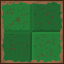
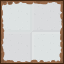
Comparing the layer stacks of the two 64px x 64px images. Changes:
painted on "Capa de pintura 7" over [2, 2, 62, 62]
hid "Capa de pintura 9" over [2, 2, 62, 62]
hid "Capa de pintura 2", painted on it over [2, 2, 62, 62]
added group "Grupo de recorte 14" with 2 layers above "Capa de pintura 1" over [2, 2, 62, 62]
added layer "Capa de máscara" (other) in group "Grupo de recorte 14" over [2, 2, 62, 62]
moved "Fondo" (1st of 2, in "Grupo de recorte 14") into group "Grupo de recorte 14" over [2, 2, 62, 62]
